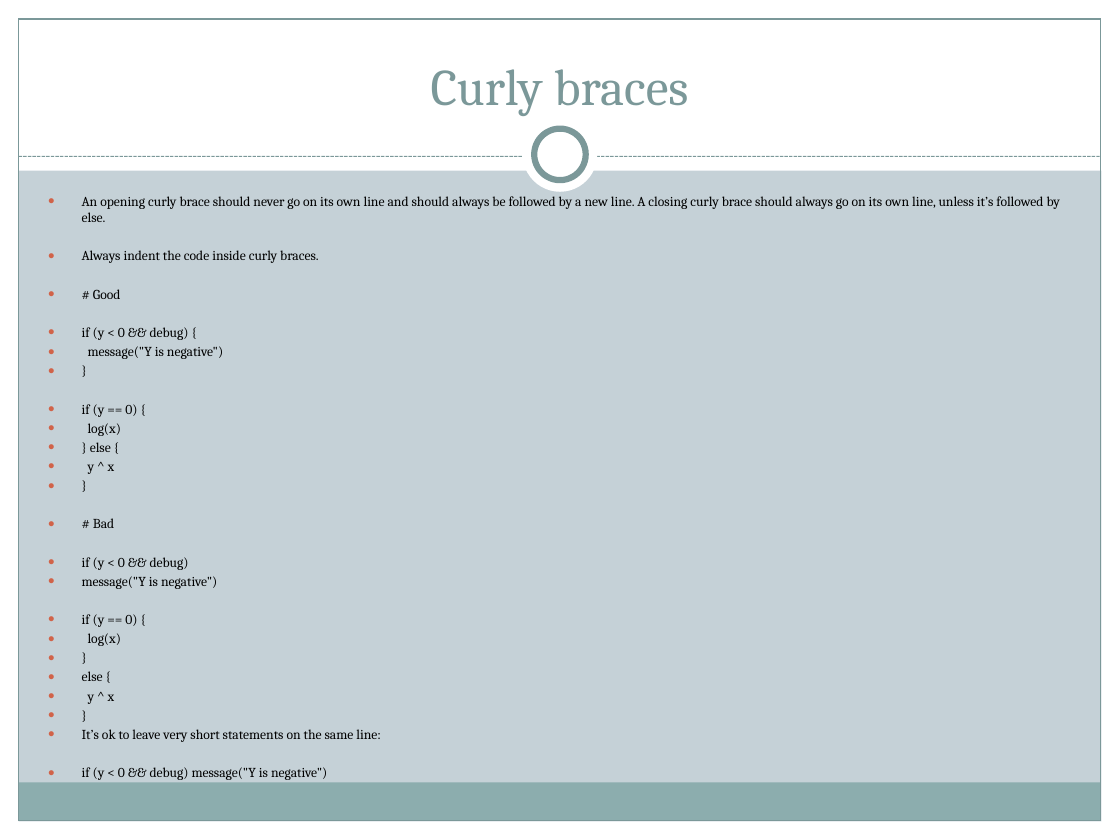
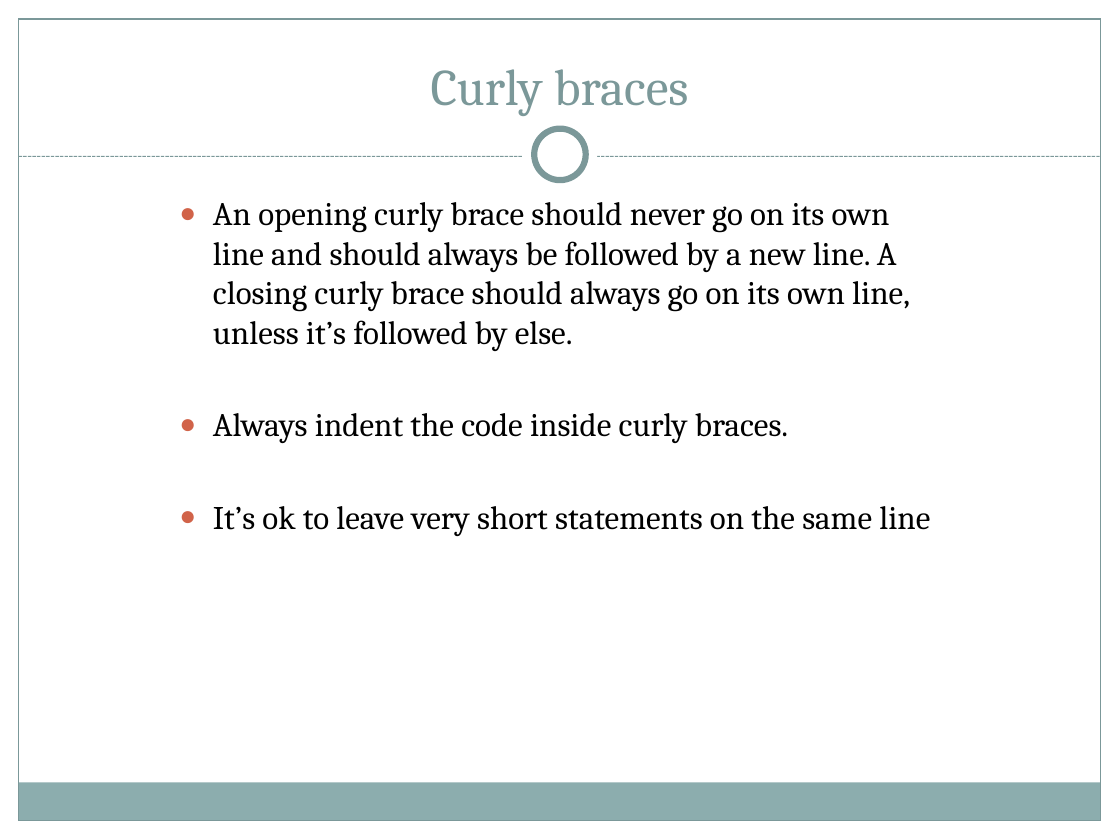
Before and after one commit to roxannebeauclair/RepoWorkFlow, a slide deck: slide 21 of Documents/Presentation Slides/Reproducible reports Delva Group Seminar 29 Feb to 04 March.pptx (slide 17 before the commit). Drawn at 1120x840 pixels with LibreOffice and Linux fonts; fonts in the diff are those of the drawing. Boxes give left, top, right and bottom in pixels: in the first picture for what was removed or moved away, otherwise in the second. Text is boxed around its words. In the diff, an @@ line names an element or a change of style, - is before the commit and + after.

```diff
--- a/Documents/Presentation Slides/Reproducible reports Delva Group Seminar 29 Feb to 04 March.pptx
+++ b/Documents/Presentation Slides/Reproducible reports Delva Group Seminar 29 Feb to 04 March.pptx
@@ background #C5D1D7 to #FFFFFF @@
@@ text "An opening curly brace should ...": place and size @@
-text "An opening curly brace should ..." at [82,196,1060,742]
+text "An opening curly brace should ..." at [213,202,930,536]
@@ text at [213,202,910,443]: size 8.8 to 21.2 pt in "An opening curly brace should never go ...", "Always indent the code inside curly braces."; more space between paragraphs @@
@@ text at [213,506,930,536]: text changed; size 8.8 to 21.2 pt @@
-● # Good
-● if (y < 0 && debug) {
-● message("Y is negative")
-● }
-● if (y == 0) {
-● log(x)
-● } else {
-● y ^ x
-● }
-● # Bad
-● if (y < 0 && debug)
-● message("Y is negative")
-● if (y == 0) {
-● log(x)
-● }
-● else {
-● y ^ x
-● }
-● It’s ok to leave very short statements on the same line:
-● if (y < 0 && debug) message("Y is negative")
+● It’s ok to leave very short statements on the same line
```
Also in this commit, not shown: 12 other slides changed, 4 slides added, 7 other files.
